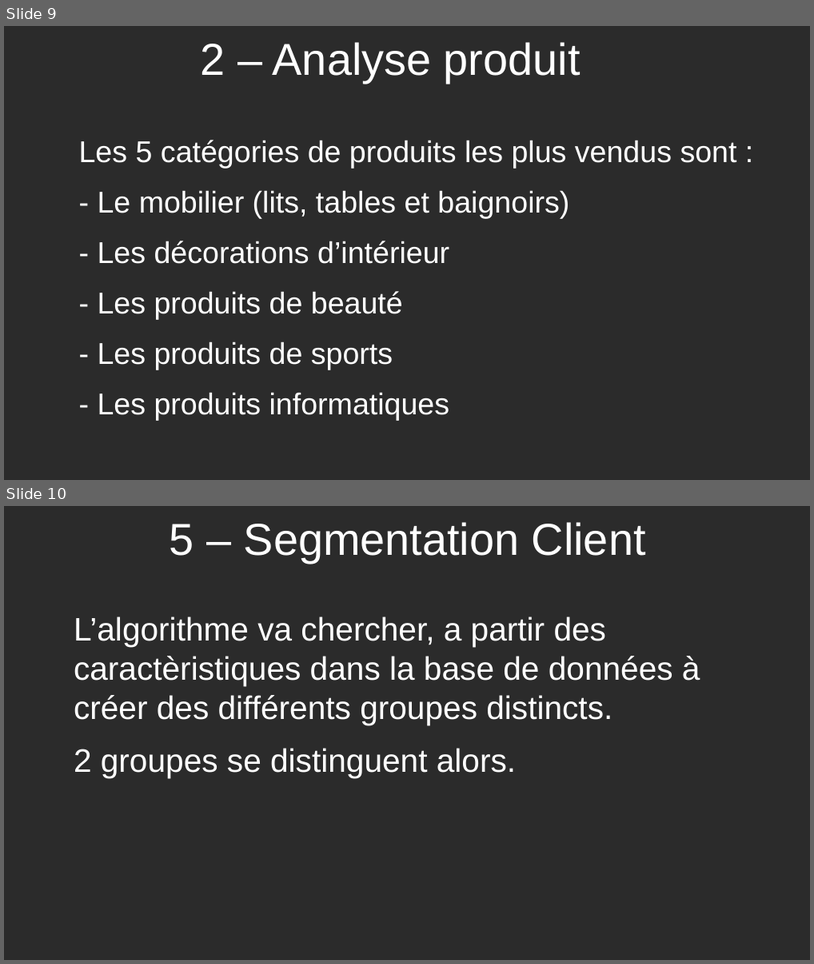
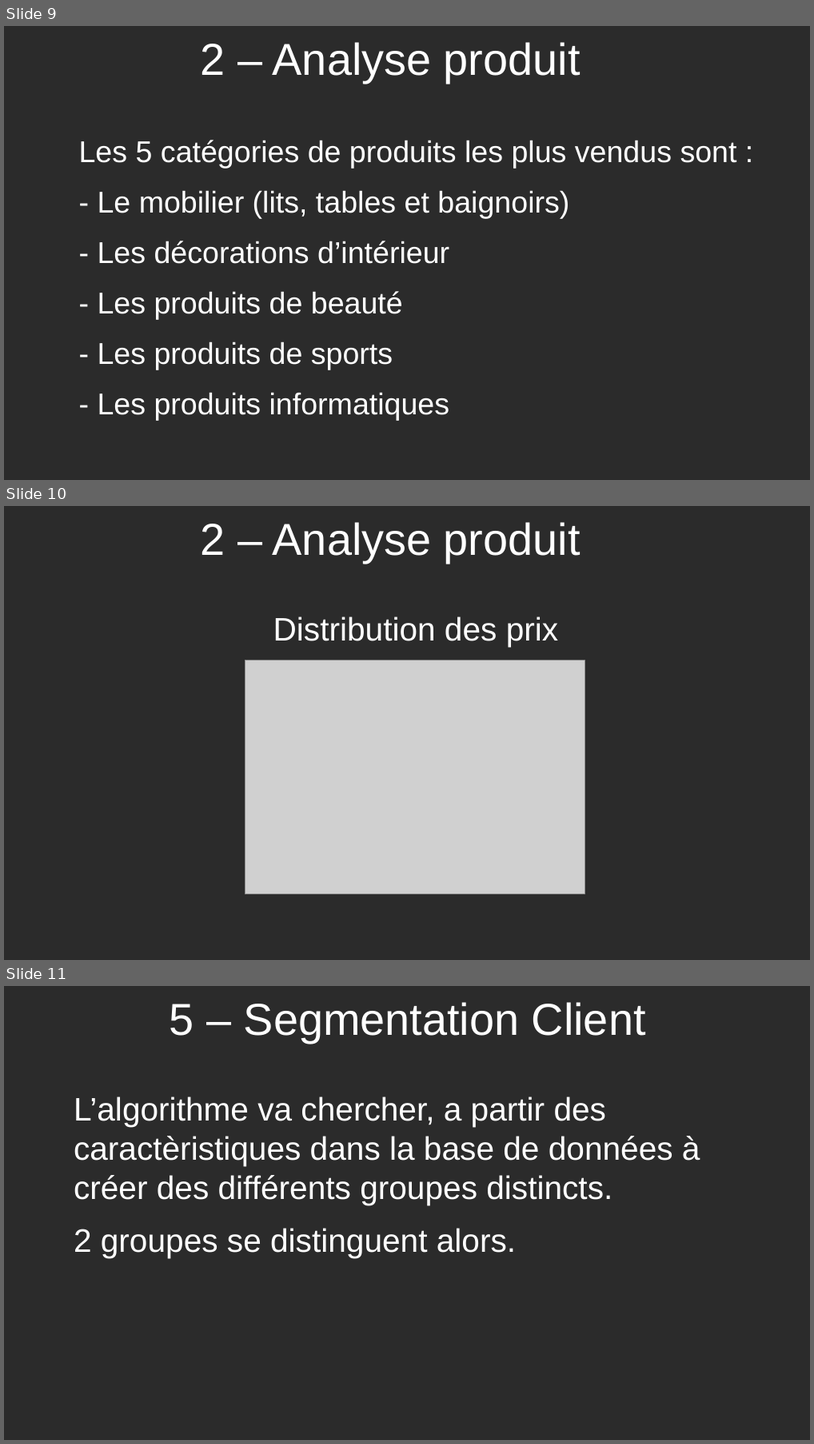
Before and after one commit to VAlGrus/marketing_cluestering, a slide deck: présentation.odp. Shown one above the other, each under a label of ours: slides 9 and 10 before the commit, slides 9, 10 and 11 after it. The pictures are 814x964 and 814x1444 pixels, drawn with LibreOffice and Linux fonts; fonts in the diff are those of the drawing; grey boxes stand for pictures; background and template pictures are left out; a plain dark background stands for a picture behind light text. Boxes give left, top, right and bottom in pixels: in the first picture for what was removed or moved away, otherwise in the second. Text is boxed around its words. In the diff, an @@ line names an element or a change of style, - is before the commit and + after.

```diff
--- a/présentation.odp
+++ b/présentation.odp
@@ slide 10 added at (4,506,810,960), background picture (left out) @@
@@ title added at (201,522,581,563), 44 pt, text #FFFFFF @@
+2 – Analyse produit
@@ text added at (274,616,558,647), 32 pt, text #FFFFFF @@
+Distribution des prix
@@ picture added at (246,660,585,894) @@
@@ what was slide 10 is now slide 11 @@
```
Also in this commit, not shown: 1 other slide added.
